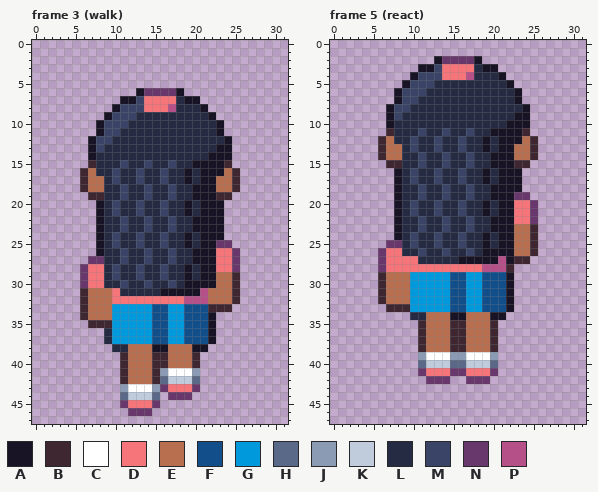
File history of a pixel-art file, art/road/walker-ada.aseprite. Above is the file before it was changed.
32x48 pixels, 12 frames. Shown: frame 3 (walk), frame 5 (react). The commit also changed other frames, which this record leaves out.
Palette (. is transparent): A #181425  B #3e2731  C #ffffff  D #f6757a  E #b86f50  F #124e89  G #0099db  H #5a6988  J #8b9bb4  K #c0cbdc  L #262b44  M #3a4466  N #68386c  P #b55088
Pixels before, frame 3 (walk), first column x 6:
 6 .......ANNNNA.......
 7 .....AAMDDDDLAA.....
 8 ....AMMMDDDPLLLA....
 9 ...AMMMLLLLLLLLLA...
10 ..AMMMLLLLLLLLLLLA..
11 ..AMMLLLLLLLLLLLLA..
12 .AMMLLLLLLLLLLLLLLA.
13 .AMLLLLLLLLLLLLLLAA.
14 .ALLLLLLLLLLLLLLAAA.
15 .BLLLMLLMLLMLLAAAAB.
16 BELLMLLMLLMLLALAAAEB
17 BEELMLLMLLMLLALAAEEB
18 BEELLMLLMLLMLLAAAEEB
19 .BBLLMLLMLLMLLAAABB.
20 ..ALMLLMLLMLLALAAA..
21 ..ALMLLMLLMLLALAAA..
22 ..ALLMLLMLLMLLAAAA..
23 ..ALLMLLMLLMLLAAAA..
24 ..ALMLLMLLMLLALAAA..
25 ..ALMLLMLLMLLALAANN.
26 ..ALLMLLMLLMLLAAADDN
27 .NNLLMLLMLLMLLAAADDN
28 NDDLMLLMLLMLLALAADDN
29 NDDLMLLMLLMLLALAAEEB
30 NDDLLMLLMLLMLAAAAEEB
31 BEEEDLLLLLAAAAAPEEEB
32 BEEEDDDDDDDDDPPPEEEB
33 BEEEGGGGGFFGGFFFBBB.
34 BEEEGGGGGFFGGFFFA...
35 .BBBGGGGGFFGGFFFA...
36 ...LGGGGGFFGGFFFA...
37 ...LGGGGGFFGGFFFA...
38 ....LLEEEAAEEEAA....
39 .....BEEEBBEEEB.....
40 .....BEEEBBEEEB.....
41 .....BEEEBJCCCJ.....
42 .....BEEEBHKKKH.....
43 .....JCCCJNDDDN.....
44 .....HKKKH.NNN......
45 .....NDDDN..........
46 ......NNN...........
Pixels before, frame 5 (react), first column x 6:
 2 .......ANNNNA.......
 3 .....AAMDDDDLAA.....
 4 ....AMMMDDDPLLLA....
 5 ...AMMMLLLLLLLLLA...
 6 ..AMMMLLLLLLLLLLLA..
 7 ..AMMLLLLLLLLLLLLA..
 8 .AMMLLLLLLLLLLLLLLA.
 9 .AMLLLLLLLLLLLLLLAA.
10 .ALLLLLLLLLLLLLLAAA.
11 .BLLLMLLMLLMLLAAAAB.
12 BELLMLLMLLMLLALAAAEB
13 BEELMLLMLLMLLALAAEEB
14 BEELLMLLMLLMLLAAAEEB
15 .BBLLMLLMLLMLLAAABB.
16 ..ALMLLMLLMLLALAAA..
17 ..ALMLLMLLMLLALAAA..
18 ..ALLMLLMLLMLLAAAA..
19 ..ALLMLLMLLMLLAAANN.
20 ..ALMLLMLLMLLALAADDN
21 ..ALMLLMLLMLLALAADDN
22 ..ALLMLLMLLMLLAAADDN
23 ..ALLMLLMLLMLLAAAEEB
24 ..ALMLLMLLMLLALAAEEB
25 .NNLMLLMLLMLLALAAEEB
26 NDDLLMLLMLLMLAAAAEEB
27 NDDDDLLLLLAAAAAPABB.
28 NDDDDDDDDDDDDPPPB...
29 BEEEGGGGGFFGGFFFA...
30 BEEEGGGGGFFGGFFFA...
31 BEEEGGGGGFFGGFFFA...
32 BEEEGGGGGFFGGFFFA...
33 .BBBGGGGGFFGGFFFA...
34 ....LLEEEAAEEEAA....
35 .....BEEEBBEEEB.....
36 .....BEEEBBEEEB.....
37 .....BEEEBBEEEB.....
38 .....BEEEBBEEEB.....
39 .....JCCCJJCCCJ.....
40 .....HKKKHHKKKH.....
41 .....NDDDNNDDDN.....
42 ......NNN..NNN......
After:
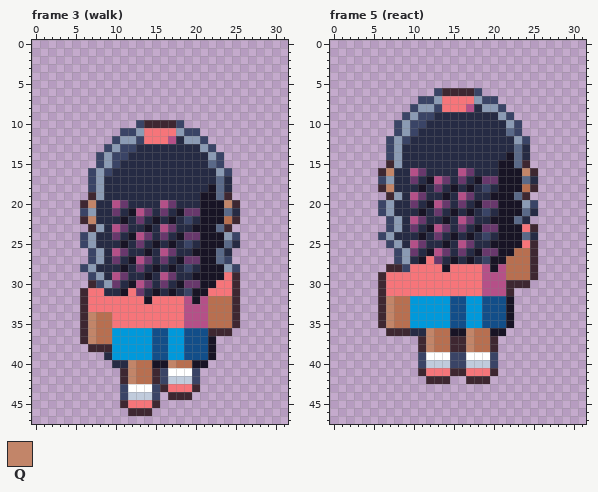
Colours new in this view: Q #c28569
Diff:
Changed rows in their new state; - is an unchanged pixel.
Frame 3 (walk):
first column x 6:
 6 -------......-------
 7 -----..........-----
 8 ----............----
 9 ---..............---
10 --.....MBBBBM.....--
11 --...MMJDDDDJMM...--
12 -...MJJMDDDP-JJM...-
13 -..MJMM--------JM..-
14 -.MJMM----------JM.-
15 -.MJML--L--L--LLHM.-
16 .MJML--L--L--L-LLJM.
17 .MJ-L--L--L--L-LLHL.
18 .MJ--L--L--L--LL-HL.
19 --J--L--L--L--L--H--
20 BQL-PN-L--PN-L----QB
21 MJL-N-APN-N-ANN---HL
22 BQL--A-NLA-A-ML---EB
23 -BJ-PN--A-PN-----HB-
24 MJL-N-APN-N-ANN---JM
25 MJL-LA-N-ALA-M---AHL
26 -MJ-PN--A-PN-----HL.
27 -MJ-NLAPN-NLANN--HM.
28 MJL-LA-N-ALA-M---AJM
29 .MJ-PN-LA-PN-LA--AD-
30 .BMJNLAPN-NLANN--DD-
31 -DDLLADN-AL-LM-ADDD-
32 -DDD----A-----A-----
33 -DDDDDDDDDDDDPPPEEEB
34 -Q--DDDDDDDDDPPPEEEB
35 BQEEDDDDDDDDDPPPEEEB
36 BQEE------------BBB-
37 BQEE----------------
38 -BBBGGGGGFFGGFFFA---
39 ---LGGGGGFFGGFFFA---
40 ----LLQ--AAQ--AA----
41 ------Q---M---M-----
42 ------Q---M---M-----
43 -----M---MB---B-----
44 -----M---M-BBB------
45 -----B---B----------
46 ------BBB-----------
Frame 5 (react):
first column x 6:
 2 -------......-------
 3 -----..........-----
 4 ----............----
 5 ---..............---
 6 --.....MBBBBM.....--
 7 --...MMJDDDDJMM...--
 8 -...MJJMDDDP-JJM...-
 9 -..MJMM--------JM..-
10 -.MJMM----------JM.-
11 -.MJML--L--L--LLHM.-
12 .MJML--L--L--L-LLJM.
13 .MJ-L--L--L--L-LLHL.
14 .MJ--L--L--L--LL-HL.
15 --J--L--L--L--L--H--
16 BQL-PN-L--PN-L----QB
17 MJL-N-APN-N-ANN---HL
18 BQL--A-NLA-A-ML---EB
19 -BJ-PN--A-PN-----HB-
20 MJL-N-APN-N-ANN--AJM
21 MJL-LA-N-ALA-M---AHL
22 -MJ-PN--A-PN-----HL.
23 -MJ-NLAPN-NLANN--AD-
24 MJL-LA-N-ALA-M---AHL
25 -MJ-PN-LA-PN-LA--AD-
26 ..MJNLAPN-NLANN-----
27 ..MJLADN-AL-LM-AEEEB
28 .BBM----A-----A-EEEB
29 -DDDDDDDDDDDDPPPEEEB
30 -DDDDDDDDDDDDPPPBBB-
31 -DDDDDDDDDDDDPPPB---
32 -Q------------------
33 BQEE----------------
34 BQEEGGGGGFFGGFFFA---
35 BQEEGGGGGFFGGFFFA---
36 -BBBLLQ--AAQ--AA----
37 ------Q----Q--------
38 ------Q----Q--------
39 -----M---MM---M-----
40 -----M---MM---M-----
41 -----B---BB---B-----
42 ------BBB--BBB------
